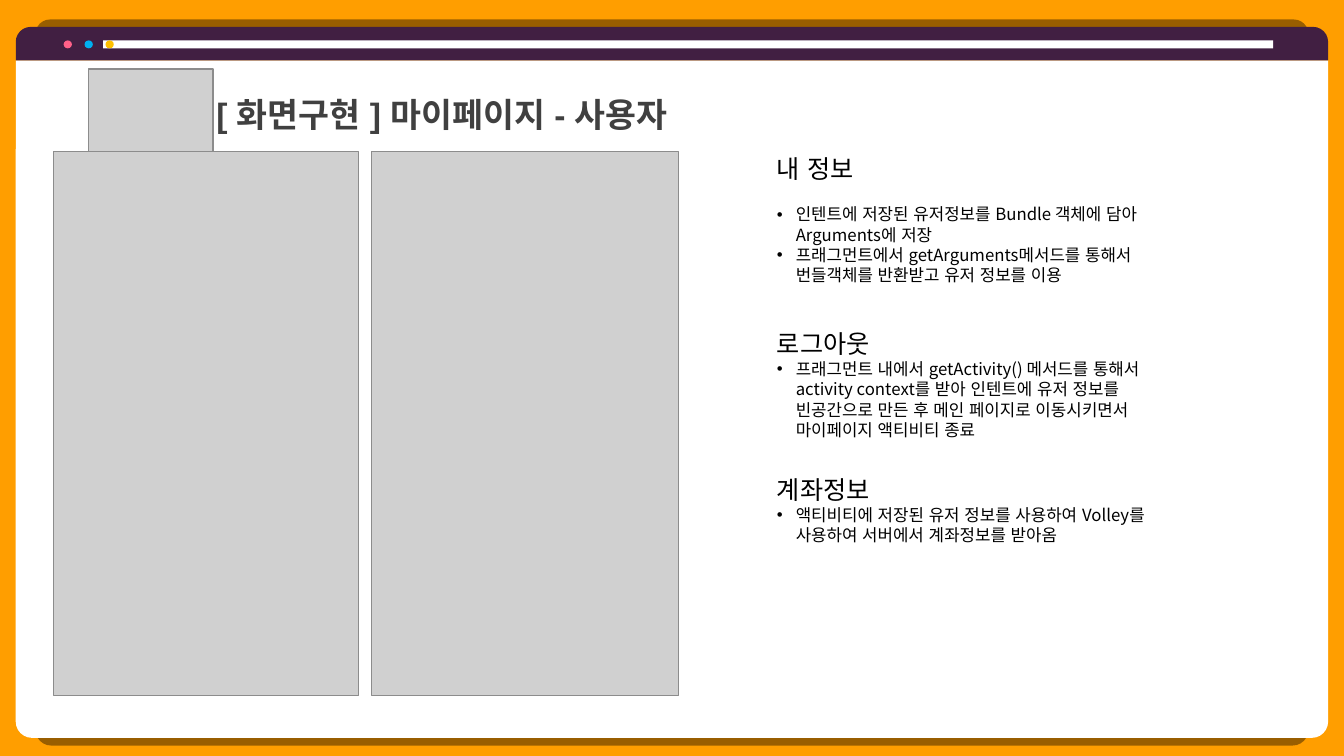
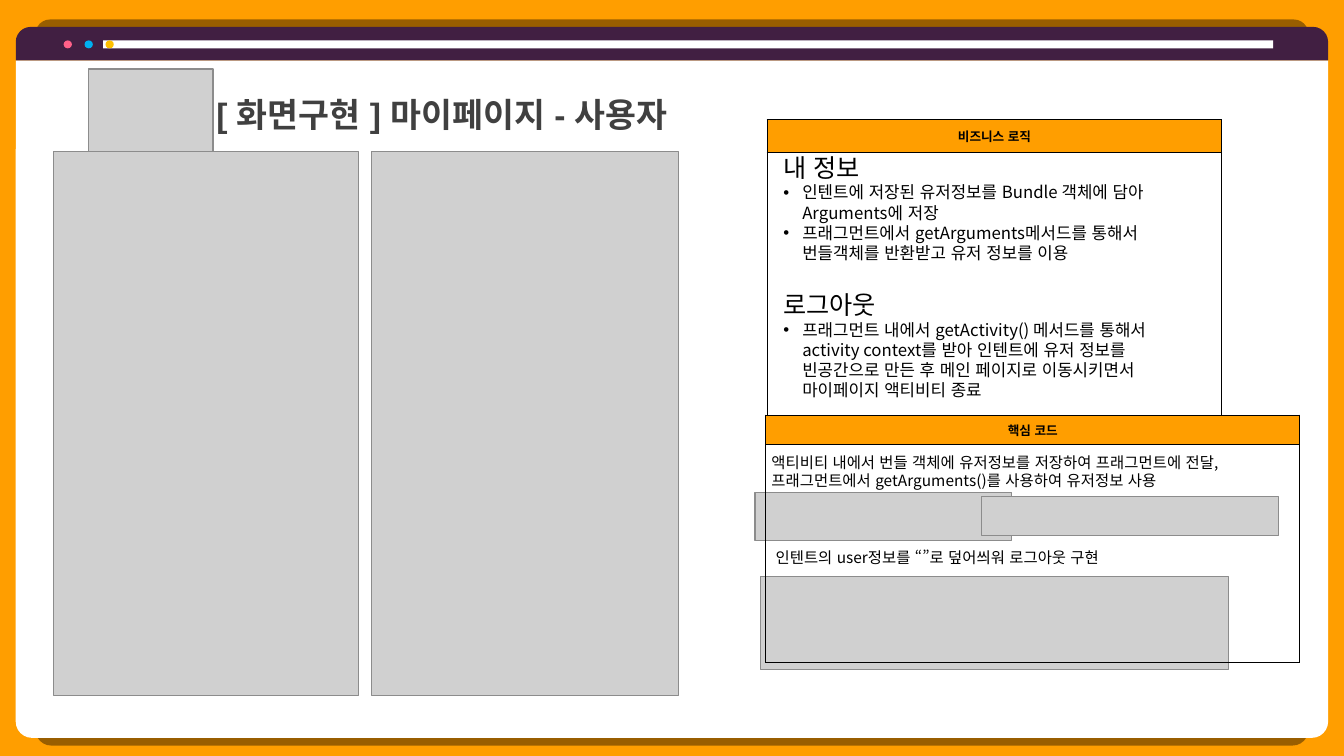
Before and after one commit to hhsw07/ezen-academy-projects, a slide deck: slide 32 of 0 발표용 파워포인트/project06 - 파워포인트 종합 - 형준.pptx (slide 47 before the commit). Drawn at 1344x756 pixels with LibreOffice and Linux fonts; fonts in the diff are those of the drawing; grey boxes stand for pictures. Boxes give left, top, right and bottom in pixels: in the first picture for what was removed or moved away, otherwise in the second. Text is boxed around its words. In the diff, an @@ line names an element or a change of style, - is before the commit and + after.

```diff
--- a/0 발표용 파워포인트/project06 - 파워포인트 종합 - 형준.pptx
+++ b/0 발표용 파워포인트/project06 - 파워포인트 종합 - 형준.pptx
@@ table added at <box>767,120,1222,415</box>, 2 rows, 1 columns @@
+비즈니스 로직
+
@@ text "내 정보" rewrapped from <box>777,157,1137,283</box> to <box>783,151,1144,261</box> @@
@@ text "로그아웃": place and size @@
-text "로그아웃" at <box>777,332,1139,438</box>
+text "로그아웃" at <box>783,293,1146,398</box>
@@ table added at <box>766,415,1301,662</box>, 2 rows, 1 columns @@
+핵심 코드
+
@@ text at <box>771,455,1219,490</box>: text changed; size 12 to 11 pt @@
-계좌정보
-• 액티비티에 저장된 유저 정보를 사용하여 Volley를 사용하여 서버에서 계좌정보를 받아옴
+액티비티 내에서 번들 객체에 유저정보를 저장하여 프래그먼트에 전달, 프래그먼트에서 getArguments()를 사용하여 유저정보 사용
@@ picture added at <box>755,493,1012,540</box> @@
@@ picture added at <box>982,497,1279,536</box> @@
@@ text added at <box>776,549,1098,565</box>, 11 pt, text #000000 @@
+인텐트의 user정보를 “”로 덮어씌워 로그아웃 구현
@@ picture added at <box>760,577,1229,669</box> @@
```
Also in this commit, not shown: 15 other slides changed, 8 slides added, 22 slides removed, 12 other files.
